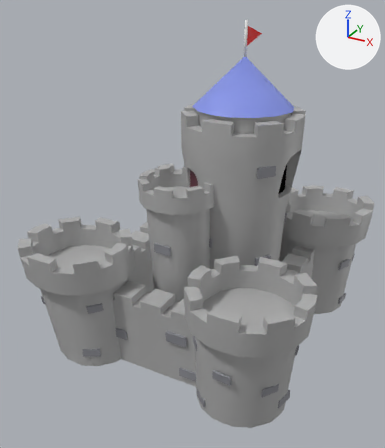
Before and after pictures for a commit that changed the Blender file Assets/Art/Blend/Castle.blend.
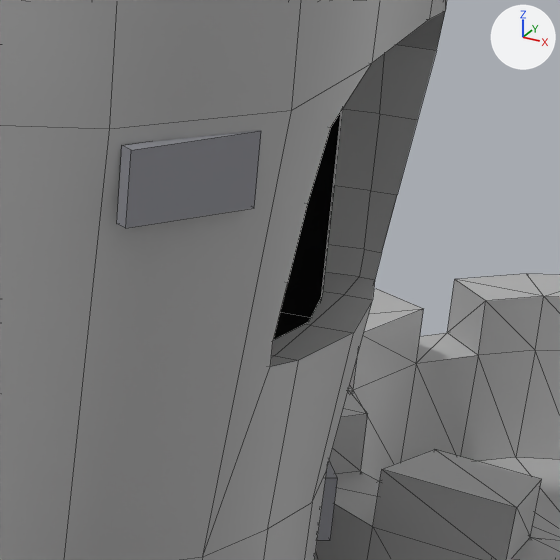
The first picture shows the older version from a camera (50 mm lens) standing at (2.77, -9.46, 7.09) and looking at (-2.22, -0.38, 2.55). The close-ups show both versions on the part from 63% to 82% of the width and 33% to 50% of the height of that picture; other places that the commit changed are outside them. The axes (+X, +Y, +Z) are drawn at upper right. The lights are the same throughout. The close-ups show mesh edges as thin lines.

The scene before the commit, as lines of its bpy script (objects in view):
```python
me_cube_034 = bpy.data.meshes.new('Cube.034')
me_cube_034.from_pydata(...)  # 8 vertices, 6 faces; spans x -0.213..0.125, y -0.476..0.477, z -0.185..-0.04
me_cube_034.materials.append(mat_bricks)  # grey #8d8e95
me_cylinder_002 = bpy.data.meshes.new('Cylinder.002')
me_cylinder_002.from_pydata(...)  # 674 vertices, 570 faces; spans x -1.59..1.19, y -1.84..1.2, z -1.02..5.0
me_cylinder_002.polygons.foreach_set('use_smooth', [True] * 570)
# faces by material slot: [66, 484, 20]
me_cylinder_002.materials.append(mat_bricks)  # grey #8d8e95
me_cylinder_002.materials.append(mat_walls)  # grey #b1b1b1
me_cylinder_002.materials.append(mat_roofing)  # blue #8594e7
me_cylinder_010 = bpy.data.meshes.new('Cylinder.010')
me_cylinder_010.from_pydata(...)  # 1329 vertices, 1170 faces; spans x -0.95..5.08, y -5.78..0.98, z 0.06..2.6
me_cylinder_010.polygons.foreach_set('use_smooth', [True] * 1170)
# faces by material slot: [216, 954]
me_cylinder_010.materials.append(mat_bricks)  # grey #8d8e95
me_cylinder_010.materials.append(mat_walls)  # grey #b1b1b1
ob_cube = bpy.data.objects.new('Cube', me_cube_034)
ob_cube.location = (-0.377, -0.01, 3.585)
ob_cube.hide_set(True)  # its collection is switched off
ob_tower_002 = bpy.data.objects.new('Tower.002', me_cylinder_002)
ob_tower_002.location = (-1.323, 0.018, 0.975)
ob_tower_006 = bpy.data.objects.new('Tower.006', me_cylinder_010)
ob_tower_006.location = (-4.071, 2.445, 0.0)
_m = ob_tower_006.modifiers.new('Triangulate', 'TRIANGULATE')
_m.quad_method = 'BEAUTY'
# also in view: 'Room' at (-1.0, -0.02, 3.85)
```
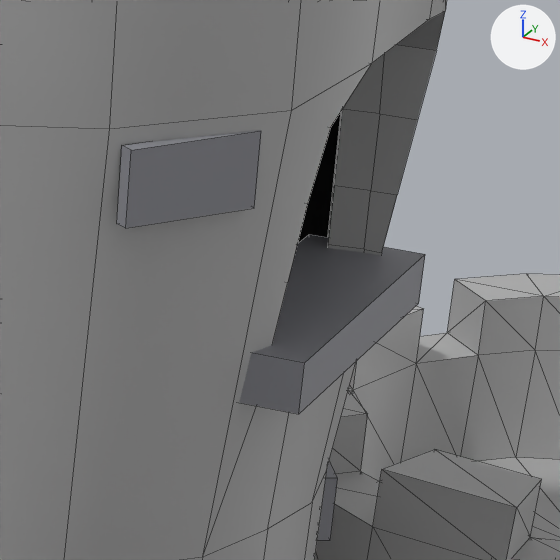
Edits to the bpy script that builds the scene:
```text
Change ob_cube:
    remove ob_cube.hide_set(True)  # its collection is switched off
```

Where the change shows, as pixel boxes (x1, y1, x2, y2) in the close-ups (560 x 560 px):
'Cube', shown: after (239, 234, 425, 414)
